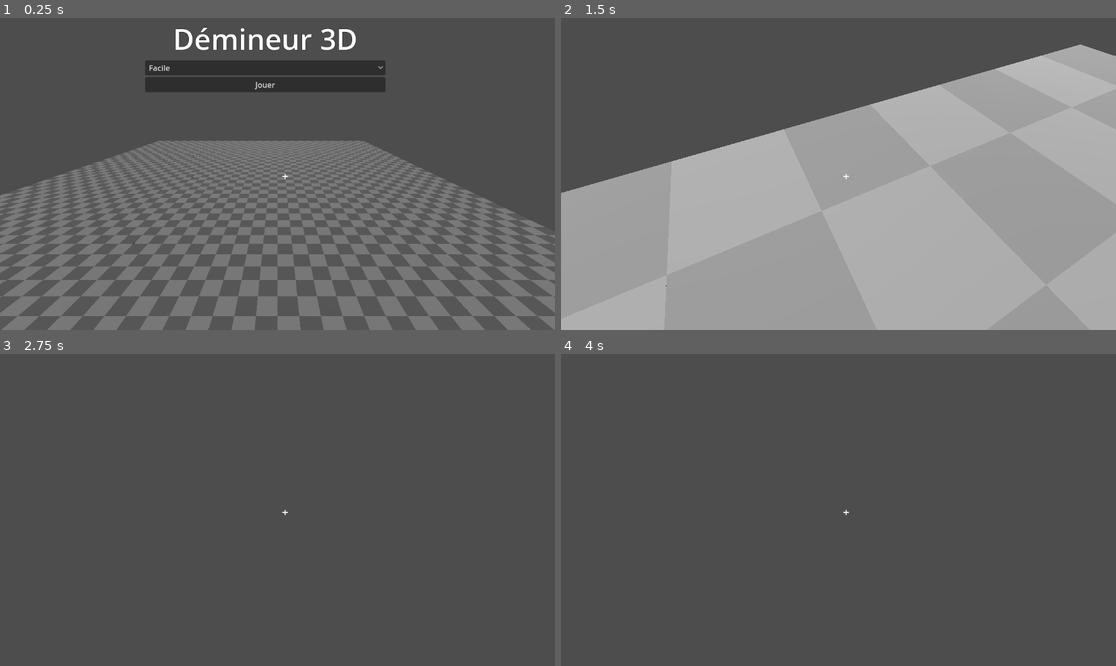
Above: before the commit, frames 1-4 (two rows, left to right).
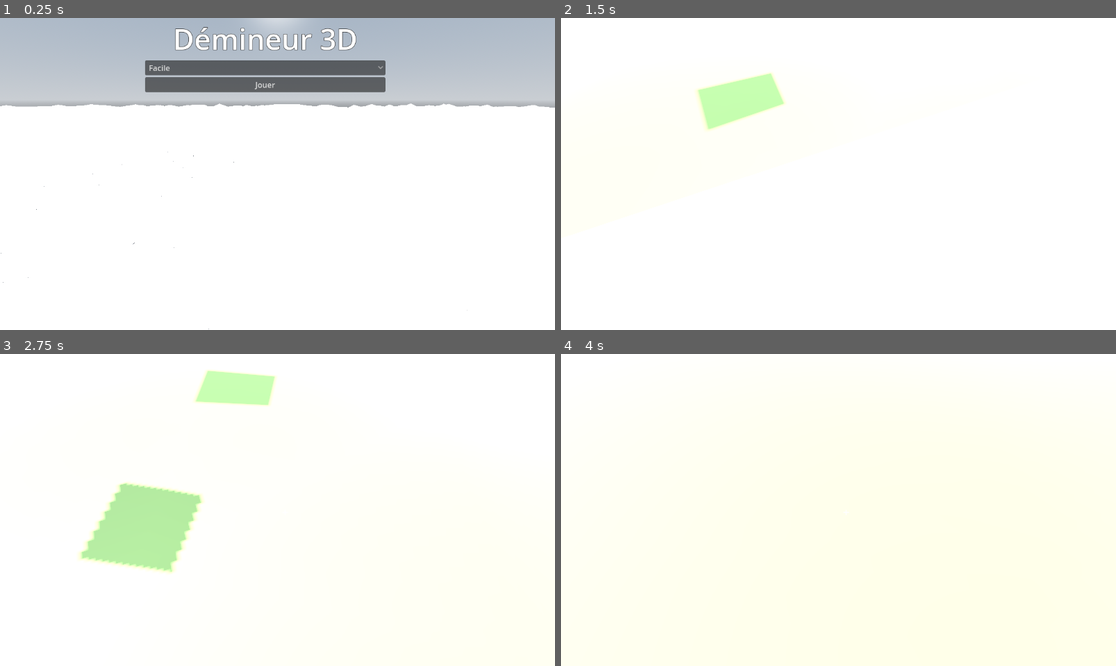
Above: after the commit, the same moments.

Repository: elebras1/Demineur3D
Game: Godot game, scene res://main_menu/main_menu.tscn
Same seed, same stepped clock (60 frames per second), same inputs: the game is played once before the commit and once after it.
Inputs (mouse positions are in pixels of both pictures, inside the frame that each line leads up to):
- Up to frame 1 (0.25 s): no input
- Up to frame 2 (1.5 s): click "Jouer" at 0.5 s; tap Enter at 1.25 s; move the mouse to (866, 174) at 1.27 s; hold D from 1.28 s (still down); hold Z from 1.28 s (still down); click (866, 174) at 1.42 s
- Up to frame 3 (2.75 s): tap Space at 1.52, 2.27 s; move the mouse to (249, 510) at 2.02 s; release D at 2.03 s; release Z at 2.03 s; hold S from 2.03 s (still down); tap Q at 2.1 s
- Up to frame 4 (4 s): move the mouse to (849, 503) at 2.77 s; release S at 2.78 s; hold Z 2.78-3.53 s; hold D from 2.78 s (still down); move the mouse to (832, 516) at 3.52 s; tap Q at 3.6 s; click (832, 516) at 3.67 s; tap Space at 3.77 s

The runs differ from the first frame. In frame 1, 99% of the frame differs, in the area x 0-100%, y 0-100%; in frame 2, 100%; in frame 3, 100%; in frame 4, 100%.

Commit message:
feat terrain

Diff:
--- /dev/null
+++ b/background/background.gd
@@ -0,0 +1,79 @@
+extends Node3D
+@export var terrain_size: Vector2 = Vector2(50, 50)
+@export var height_scale: float = 20.0
+var noise: FastNoiseLite
+
+func _ready():
+	generate_terrain()
+
+func generate_terrain():
+	noise = FastNoiseLite.new()
+	noise.noise_type = FastNoiseLite.TYPE_SIMPLEX
+	noise.seed = randi()
+	noise.frequency = 0.05
+	noise.fractal_octaves = 4
+
+	var mesh_instance = $TerrainMesh
+	var surface_tool = SurfaceTool.new()
+	surface_tool.begin(Mesh.PRIMITIVE_TRIANGLES)
+
+	var subdivisions_x = 50
+	var subdivisions_z = 50
+	var step_x = terrain_size.x / subdivisions_x
+	var step_z = terrain_size.y / subdivisions_z
+
+	for z in range(subdivisions_z + 1):
+		for x in range(subdivisions_x + 1):
+			var pos_x = (x * step_x) - terrain_size.x / 2
+			var pos_z = (z * step_z) - terrain_size.y / 2
+			var height = noise.get_noise_2d(pos_x, pos_z) * height_scale
+			var vertex = Vector3(pos_x, height, pos_z)
+			var normal = calculate_normal(pos_x, pos_z)
+			var uv = Vector2(float(x) / subdivisions_x, float(z) / subdivisions_z)
+
+			surface_tool.set_normal(normal)
+			surface_tool.set_uv(uv)
+			surface_tool.add_vertex(vertex)
+
+	# MODIFIÉ ICI : ordre des indices inversé
+	for z in range(subdivisions_z):
+		for x in range(subdivisions_x):
+			var i = z * (subdivisions_x + 1) + x
+			surface_tool.add_index(i)
+			surface_tool.add_index(i + 1)
+			surface_tool.add_index(i + subdivisions_x + 1)
+			surface_tool.add_index(i + 1)
+			surface_tool.add_index(i + subdivisions_x + 2)
+			surface_tool.add_index(i + subdivisions_x + 1)
+
+	surface_tool.generate_normals()
+	var new_mesh = surface_tool.commit()
+
+	var mat = StandardMaterial3D.new()
+	mat.albedo_color = Color(0.4, 0.5, 0.3, 1)
+	mat.roughness = 0.9
+	# RETIRÉ : mat.cull_mode = BaseMaterial3D.CULL_DISABLED
+	new_mesh.surface_set_material(0, mat)
+	mesh_instance.mesh = new_mesh
+
+	# AJOUTER LA COLLISION
+	var static_body = StaticBody3D.new()
+	add_child(static_body)
+
+	var collision_shape = CollisionShape3D.new()
+	var shape = ConcavePolygonShape3D.new()
+	shape.set_faces(new_mesh.get_faces())
+	collision_shape.shape = shape
+	static_body.add_child(collision_shape)
+func calculate_normal(x: float, z: float) -> Vector3:
+	var offset = 0.1
+	var h_left = noise.get_noise_2d(x - offset, z) * height_scale
+	var h_right = noise.get_noise_2d(x + offset, z) * height_scale
+	var h_down = noise.get_noise_2d(x, z - offset) * height_scale
+	var h_up = noise.get_noise_2d(x, z + offset) * height_scale
+	var normal = Vector3(h_left - h_right, 2.0 * offset, h_down - h_up)
+	return normal.normalized()
+func get_terrain_height(x: float, z: float) -> float:
+	if noise == null:
+		return 0.0
+	return noise.get_noise_2d(x, z) * height_scale
--- /dev/null
+++ b/background/background.tscn
@@ -0,0 +1,51 @@
+[gd_scene load_steps=7 format=3 uid="uid://d3h7ahylysio1"]
+
+[ext_resource type="Script" uid="uid://bl1m7tkaoabea" path="res://background/background.gd" id="1_p8qmt"]
+
+[sub_resource type="StandardMaterial3D" id="StandardMaterial3D_terrain"]
+albedo_color = Color(0.4, 0.5, 0.3, 1)
+roughness = 0.9
+
+[sub_resource type="PlaneMesh" id="PlaneMesh_terrain"]
+material = SubResource("StandardMaterial3D_terrain")
+size = Vector2(50, 50)
+subdivide_width = 50
+subdivide_depth = 50
+
+[sub_resource type="ProceduralSkyMaterial" id="ProceduralSkyMaterial_1"]
+sky_horizon_color = Color(0.646, 0.656, 0.67, 1)
+ground_horizon_color = Color(0.646, 0.656, 0.67, 1)
+
+[sub_resource type="Sky" id="Sky_1"]
+sky_material = SubResource("ProceduralSkyMaterial_1")
+
+[sub_resource type="Environment" id="Environment_1"]
+background_mode = 2
+sky = SubResource("Sky_1")
+ambient_light_source = 3
+ambient_light_color = Color(0.8, 0.8, 0.9, 1)
+ambient_light_energy = 0.5
+tonemap_mode = 2
+fog_enabled = true
+fog_light_color = Color(0.7, 0.75, 0.8, 1)
+fog_density = 0.001
+fog_aerial_perspective = 0.5
+fog_sky_affect = 0.5
+
+[node name="Terrain" type="Node3D"]
+script = ExtResource("1_p8qmt")
+
+[node name="TerrainMesh" type="MeshInstance3D" parent="."]
+mesh = SubResource("PlaneMesh_terrain")
+
+[node name="Vegetation" type="Node3D" parent="."]
+
+[node name="Rocks" type="Node3D" parent="."]
+
+[node name="DirectionalLight3D" type="DirectionalLight3D" parent="."]
+transform = Transform3D(0.866025, -0.433013, 0.25, 0, 0.5, 0.866025, -0.5, -0.75, 0.433013, 0, 20, 0)
+light_energy = 0.8
+shadow_enabled = true
+
+[node name="WorldEnvironment" type="WorldEnvironment" parent="."]
+environment = SubResource("Environment_1")
--- a/minesweeper.tscn
+++ b/minesweeper.tscn
@@ -1,7 +1,8 @@
-[gd_scene load_steps=3 format=3 uid="uid://b7a05jt8pw7m7"]
+[gd_scene load_steps=4 format=3 uid="uid://b7a05jt8pw7m7"]
 
 [ext_resource type="Script" uid="uid://bvox1i3v2632a" path="res://checkerboard.gd" id="1_1jydy"]
 [ext_resource type="PackedScene" uid="uid://cjkj5coplwcnx" path="res://player.tscn" id="2_7nxku"]
+[ext_resource type="PackedScene" uid="uid://d3h7ahylysio1" path="res://background/background.tscn" id="3_xrf8k"]
 
 [node name="Minesweeper" type="Node3D"]
 script = ExtResource("1_1jydy")
@@ -11,8 +12,12 @@
 shadow_enabled = true
 
 [node name="CharacterBody3D" parent="." instance=ExtResource("2_7nxku")]
-transform = Transform3D(1, 0, 0, 0, 1, 0, 0, 0, 1, 3.3003216, 1.0996242, 1.4482918)
+transform = Transform3D(1, 0, 0, 0, 1, 0, 0, 0, 1, 3.3, 1, 1)
 
 [node name="Camera3D" type="Camera3D" parent="."]
 transform = Transform3D(-1, -2.9900352e-08, 8.215054e-08, 0, 0.9396927, 0.34202015, -8.742278e-08, 0.34202015, -0.9396927, 20.506199, 9.481115, -0.07943392)
 current = true
+
+[node name="Terrain" parent="." instance=ExtResource("3_xrf8k")]
+transform = Transform3D(1, 0, 0, 0, 1, 0, 0, 0, 1, 0, -20, 0)
+terrain_size = Vector2(2000, 2000)
Not shown, added: background/background.gd.uid
Binary file added: pyramide.png
